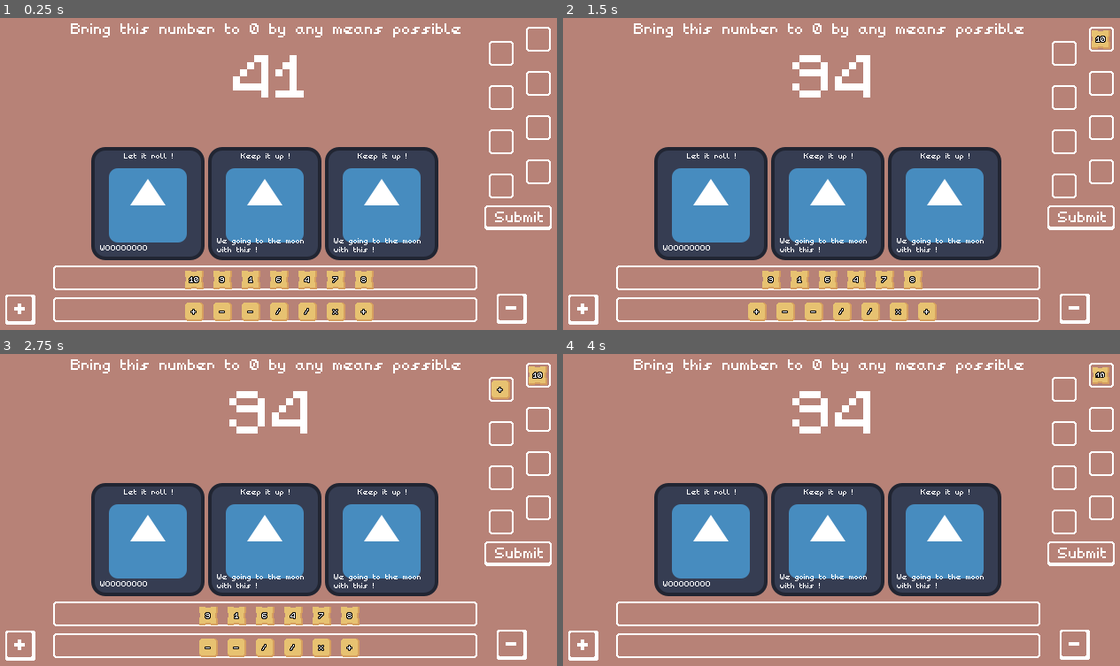
Above: before the commit, frames 1-4 (two rows, left to right).
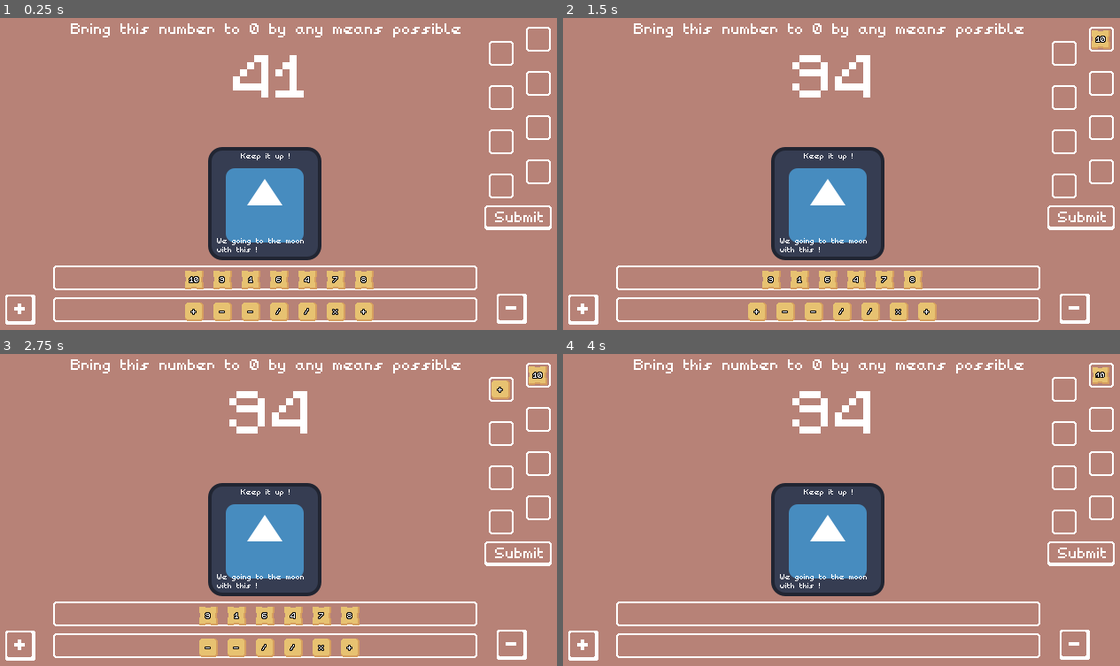
Above: after the commit, the same moments.

Repository: Hugo-Carbiener/GMTK-2026
Game: Godot game, scene res://assets/scenes/level_H.tscn
Same seed, same stepped clock (60 frames per second), same inputs: the game is played once before the commit and once after it. The engine's default icon, where the game draws it, is replaced by a stand-in: a white triangle on a blue panel in a dark square.
Inputs (mouse positions are in pixels of both pictures, inside the frame that each line leads up to):
- Up to frame 1 (0.25 s): no input
- Up to frame 2 (1.5 s): click (579, 308) at 0.5 s; click (741, 276) at 1.27 s
- Up to frame 3 (2.75 s): click (178, 644) at 2.02 s
- Up to frame 4 (4 s): click (1081, 553) at 2.75 s; click (1075, 644) at 3.5 s

The runs differ from the first frame. In frame 1, 15% of the frame differs, in the area x 16-79%, y 41-78%; in frame 2, 15%; in frame 3, 15%; in frame 4, 15%.

Commit message:
Added working card effects

Diff:
--- a/gmtk-2026/assets/scripts/cards/CardController.gd
+++ b/gmtk-2026/assets/scripts/cards/CardController.gd
@@ -32,8 +32,3 @@
 	LabelCardName.text = self.Name;
 	LabelCardDescription.text = self.Description;
 	return;
-
-# Portal function that will call the Model's effect
-func CallingTriggerCardEffect() -> bool:
-	print("HELLO, I AM A CARD EFFECT ! RIVETING !!!");
-	return Model.TriggerCardEffect();
--- a/gmtk-2026/assets/scripts/cards/CardFactory.gd
+++ b/gmtk-2026/assets/scripts/cards/CardFactory.gd
@@ -16,14 +16,28 @@
 }
 
 @export var cardModels : Array[CardModel]; #All the possible cards based on the card model
-var cardDeck : Array[CardController]; #The in-game drawn cards
+var cardDeck : Dictionary[CardModel,CardController]; #The in-game drawn cards
 
-func init():
+func init()->void:
 	GenerateCardDeck();
 
-func GenerateCardDeck():
-	# TODO : Change this function so that only three cards spawn rather than everything contained in the models database
-	for genCard in cardModels:
-		var newCard = CardController.Create(genCard);
-		cardDeck.append(newCard);
-		uiCardContainer.add_child(newCard);
+var rng = RandomNumberGenerator.new();
+func GenerateCardDeck()->void:
+	for i in range(0, Constants.MAX_NUMBER_CARDS):
+		var randNum = rng.randi_range(0, cardModels.size()-1);
+		var newCardModel = cardModels.get(randNum);
+		while(newCardModel!=null and cardDeck.has(newCardModel)==false):
+			#TODO : in some rare edgecases we might be here for a while -> maybe put a forced limiter ?
+			var newCard = CardController.Create(newCardModel);
+			cardDeck[newCardModel]= newCard;
+			uiCardContainer.add_child(newCard);
+			break;
+
+#Function called when submitting
+func ExecuteCardSubmit(tileCouples : Array[TileCouple])->void:
+	print("Triggering cards !");
+	for model in cardDeck:
+		if(model.Type==CARD_TYPE.SUBMIT_EFFECT):
+			cardDeck[model].Model.TriggerCardEffect(tileCouples);
+			#TODO : add some visual bullshittery here
+	return;
--- a/gmtk-2026/assets/scripts/cards/models/CardModel.gd
+++ b/gmtk-2026/assets/scripts/cards/models/CardModel.gd
@@ -5,5 +5,3 @@
 @export var Name : String; # Name of the card
 @export var Description : String; # Description of the card
 @export var Type : CardFactory.CARD_TYPE; # Effect type of the card
-
-@abstract func TriggerCardEffect() -> bool;
--- /dev/null
+++ b/gmtk-2026/assets/scripts/cards/models/CardModelDraw.gd
@@ -0,0 +1,4 @@
+@abstract class_name CardModelDraw extends CardModel
+# Card Model for Draw cards
+
+@abstract func TriggerCardEffect() -> bool;
--- /dev/null
+++ b/gmtk-2026/assets/scripts/cards/models/CardModelSubmit.gd
@@ -0,0 +1,4 @@
+@abstract class_name CardModelSubmit extends CardModel
+# Card Model for Submit cards
+
+@abstract func TriggerCardEffect(tileCouples : Array[TileCouple]) -> bool;
--- a/gmtk-2026/assets/scripts/cards/models/Card_MultiplyXByY.gd
+++ b/gmtk-2026/assets/scripts/cards/models/Card_MultiplyXByY.gd
@@ -1,9 +1,14 @@
-class_name Card_MultiplyXByY extends CardModel
+class_name Card_MultiplyXByY extends CardModelSubmit
 # Card that will multiply all the Xs in the number tiles by Y
 
 @export var NumToMultiply : int = 0;
 @export var NumToMultiplyBy : int = 0;
 
-func TriggerCardEffect() -> bool:
-	#TODO : make the multiplication
+func TriggerCardEffect(tileCouples : Array[TileCouple]) -> bool:
+	print("Card : Multiply "+str(NumToMultiply)+" by "+str(NumToMultiplyBy)+" triggered !");
+	var res = NumToMultiply*NumToMultiplyBy;
+	for couple in tileCouples:
+		if couple==null or couple.number==null:continue;
+		if(couple.number.number==NumToMultiply):
+			couple.number.UpdateTile(res);
 	return 0;
--- a/gmtk-2026/assets/scripts/countdown/Executor.gd
+++ b/gmtk-2026/assets/scripts/countdown/Executor.gd
@@ -79,6 +79,7 @@
 		move_child(empty_tile_couple, get_child_count() - 1);
 
 func execute():
+	await CardFactory.instance.ExecuteCardSubmit(tile_couples); #Await is here cause we'll put some animations at some point for the cards
 	for tile_couple in tile_couples:
 		if tile_couple.is_empty(): return;
 
--- a/gmtk-2026/assets/scripts/tiles/NumberTile.gd
+++ b/gmtk-2026/assets/scripts/tiles/NumberTile.gd
@@ -27,3 +27,10 @@
 		SignalBus.number_tile_selected.emit(self);
 	else:
 		SignalBus.number_tile_unselected.emit(self);
+
+func UpdateTile(newValue:int)->void:
+	#TODO : add visual effect for update (shimer ?)
+	self.number = newValue;
+	self.value = str(newValue);
+	self.label.text = str(newValue);
+	return;
Not shown, added: gmtk-2026/assets/scripts/cards/models/CardModelDraw.gd.uid
Not shown, added: gmtk-2026/assets/scripts/cards/models/CardModelSubmit.gd.uid
